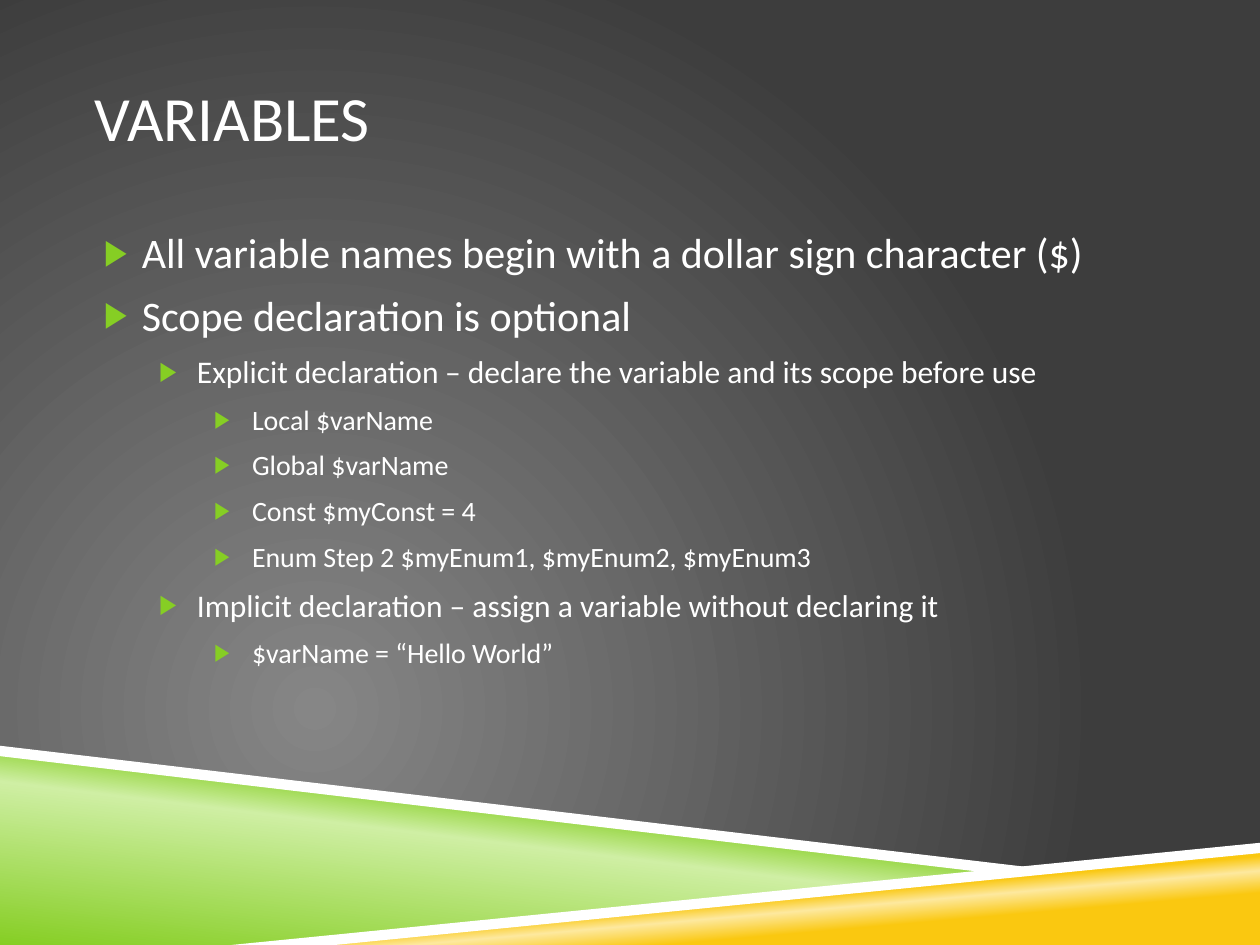
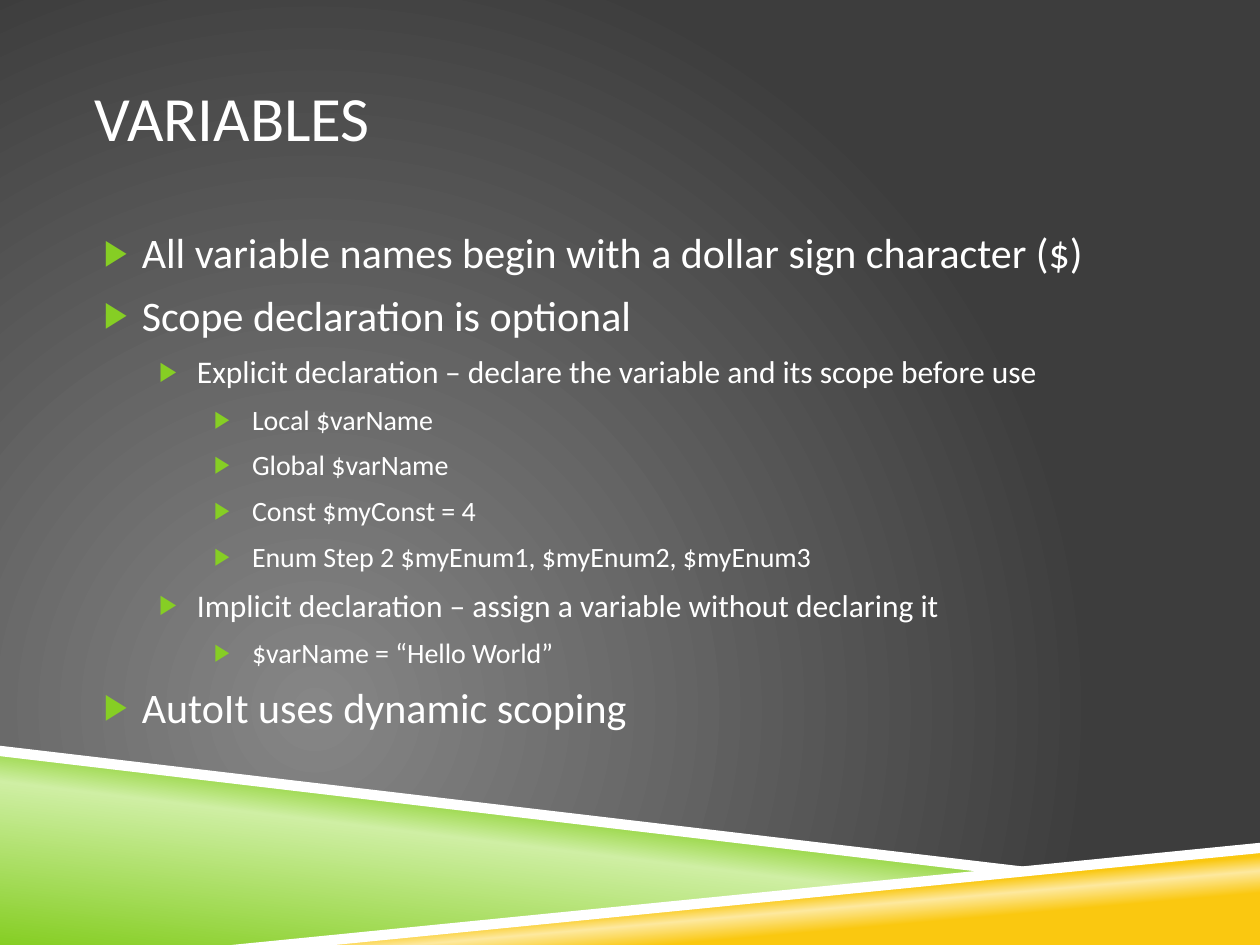
Before and after one commit to krobison/csci400_project, a slide deck: slide 9 of LanguageExplore.pptx (slide 6 before the commit). Drawn at 1260x945 pixels with LibreOffice and Linux fonts; fonts in the diff are those of the drawing; background and template pictures are left out. Boxes give left, top, right and bottom in pixels: in the first picture for what was removed or moved away, otherwise in the second. Text is boxed around its words. In the diff, an @@ line names an element or a change of style, - is before the commit and + after.

```diff
--- a/LanguageExplore.pptx
+++ b/LanguageExplore.pptx
@@ text at box(142, 694, 626, 730): paragraph added @@
+▶ AutoIt uses dynamic scoping
```
Also in this commit, not shown: 3 other slides changed, 5 slides added.
